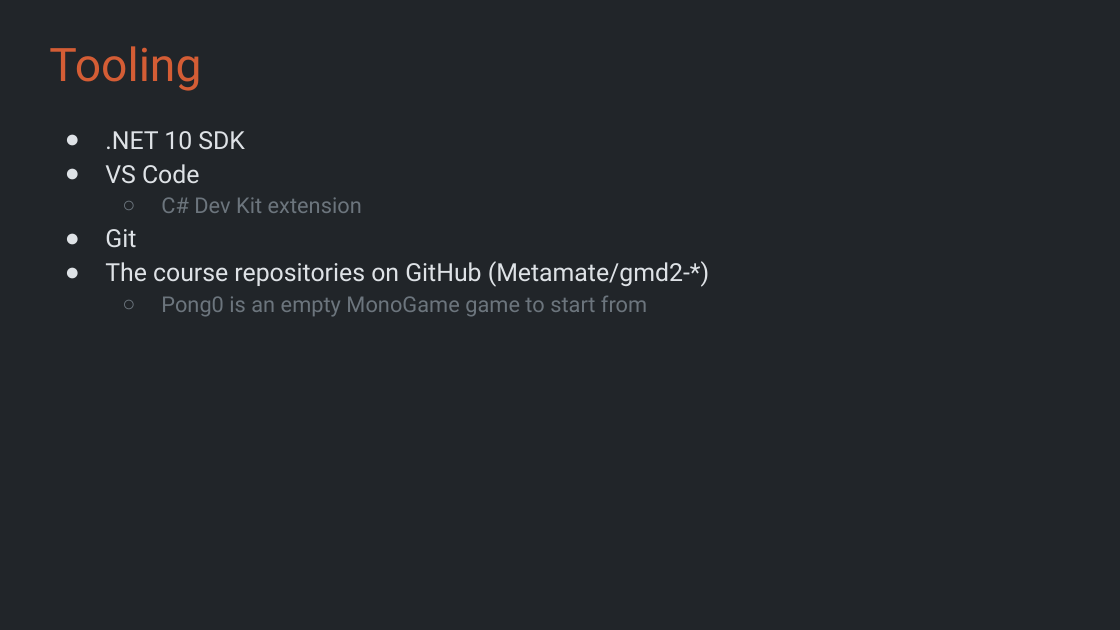
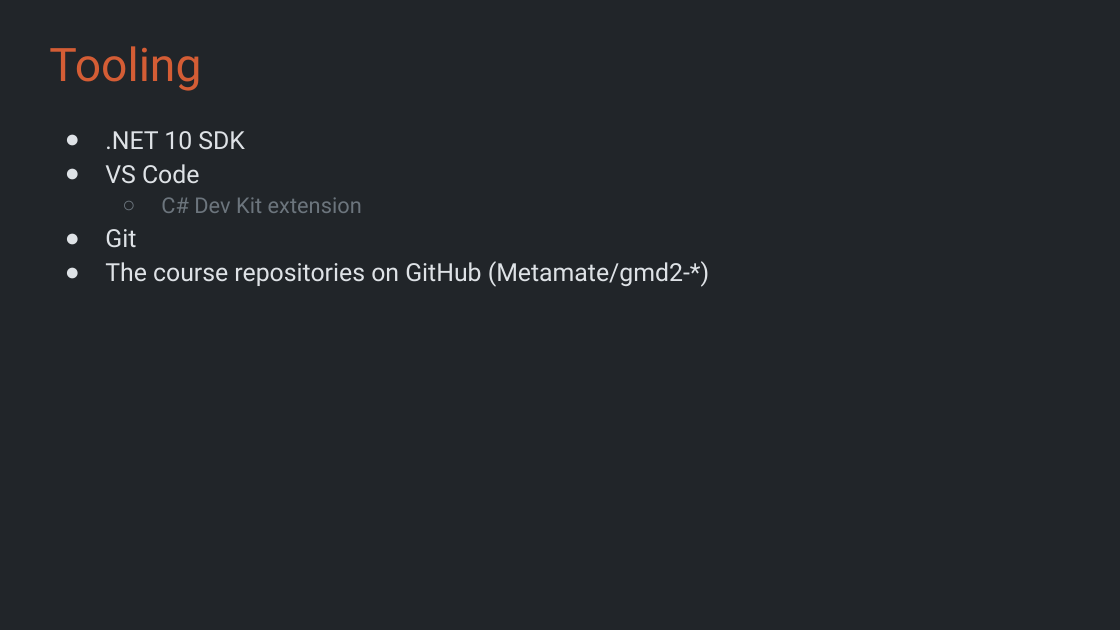
Before and after one commit to Metamate/gar, a slide deck: slide 16 of slides/01 Pong.pptx. Drawn at 1120x630 pixels with LibreOffice and Linux fonts; fonts in the diff are those of the drawing. Boxes give left, top, right and bottom in pixels: in the first picture for what was removed or moved away, otherwise in the second. Text is boxed around its words. In the diff, an @@ line names an element or a change of style, - is before the commit and + after.

```diff
--- a/slides/01 Pong.pptx
+++ b/slides/01 Pong.pptx
@@ text at (161, 296, 647, 317): paragraph removed @@
-  ○ Pong0 is an empty MonoGame game to start from
```
Also in this commit, not shown: 1 other slide changed.
